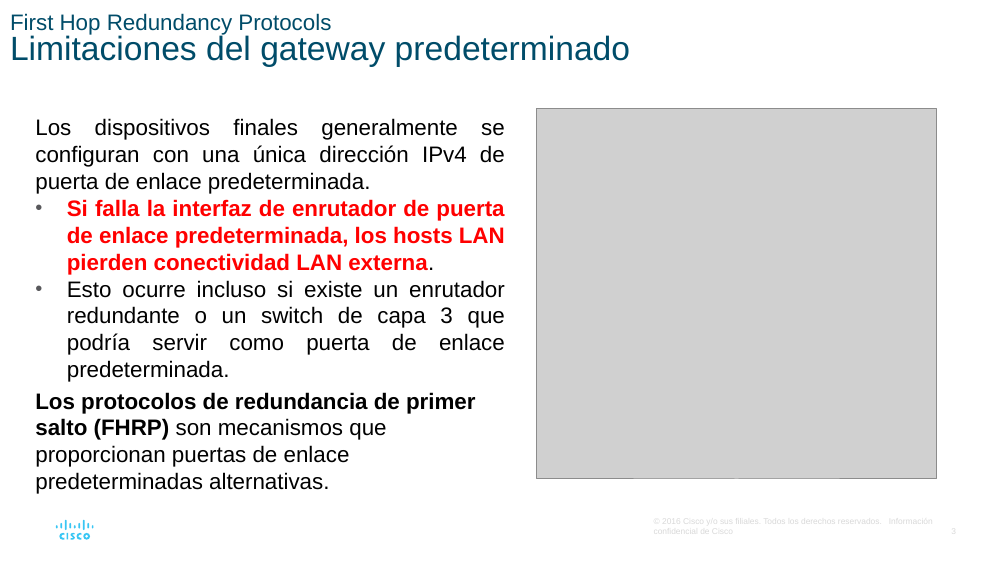
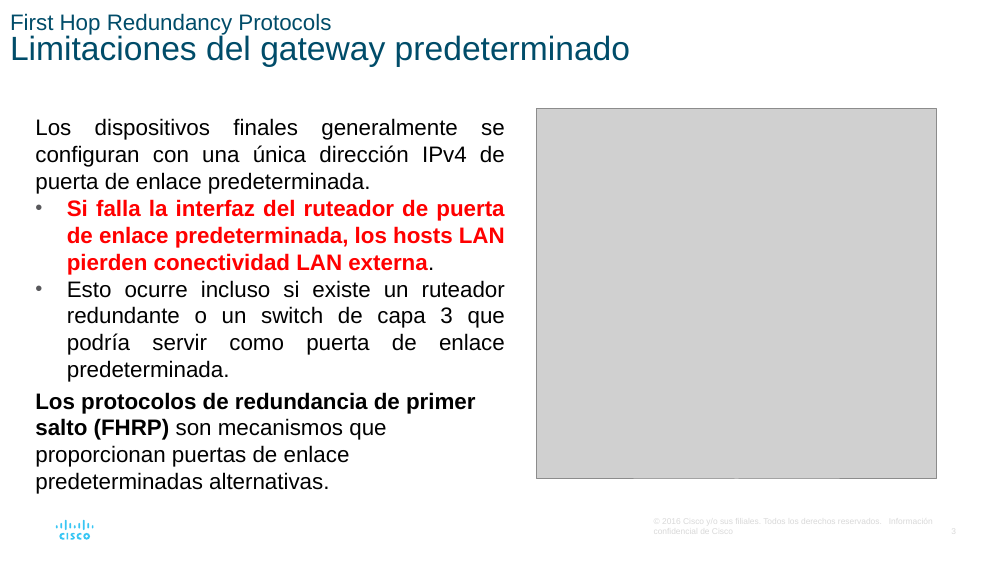
Before and after one commit to lizetheP/WAN, a slide deck: slide 3 of Calendario/Presentaciones/4_FHRP.pptx. Drawn at 1008x567 pixels with LibreOffice and Linux fonts; fonts in the diff are those of the drawing; grey boxes stand for pictures. Boxes give left, top, right and bottom in pixels: in the first picture for what was removed or moved away, otherwise in the second. Text is boxed around its words. In the diff, an @@ line names an element or a change of style, - is before the commit and + after.

```diff
--- a/Calendario/Presentaciones/4_FHRP.pptx
+++ b/Calendario/Presentaciones/4_FHRP.pptx
@@ text at (67,199,505,382): text changed @@
-• Si falla la interfaz de enrutador de puerta de enlace predeterminada, los hosts LAN pierden conectividad LAN externa.
-• Esto ocurre incluso si existe un enrutador redundante o un switch de capa 3 que podría servir como puerta de enlace predeterminada.
+• Si falla la interfaz del ruteador de puerta de enlace predeterminada, los hosts LAN pierden conectividad LAN externa.
+• Esto ocurre incluso si existe un ruteador redundante o un switch de capa 3 que podría servir como puerta de enlace predeterminada.
```
Also in this commit, not shown: 6 other slides changed, 2 other files.
